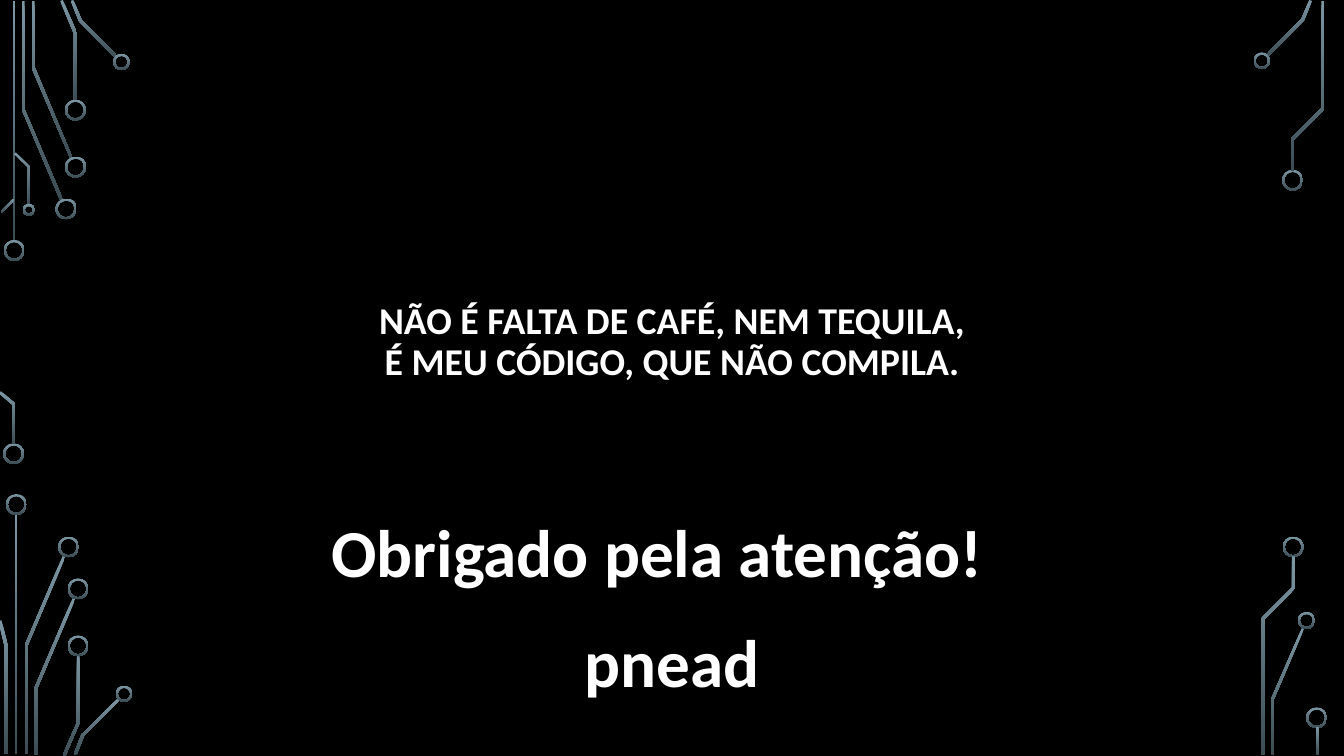
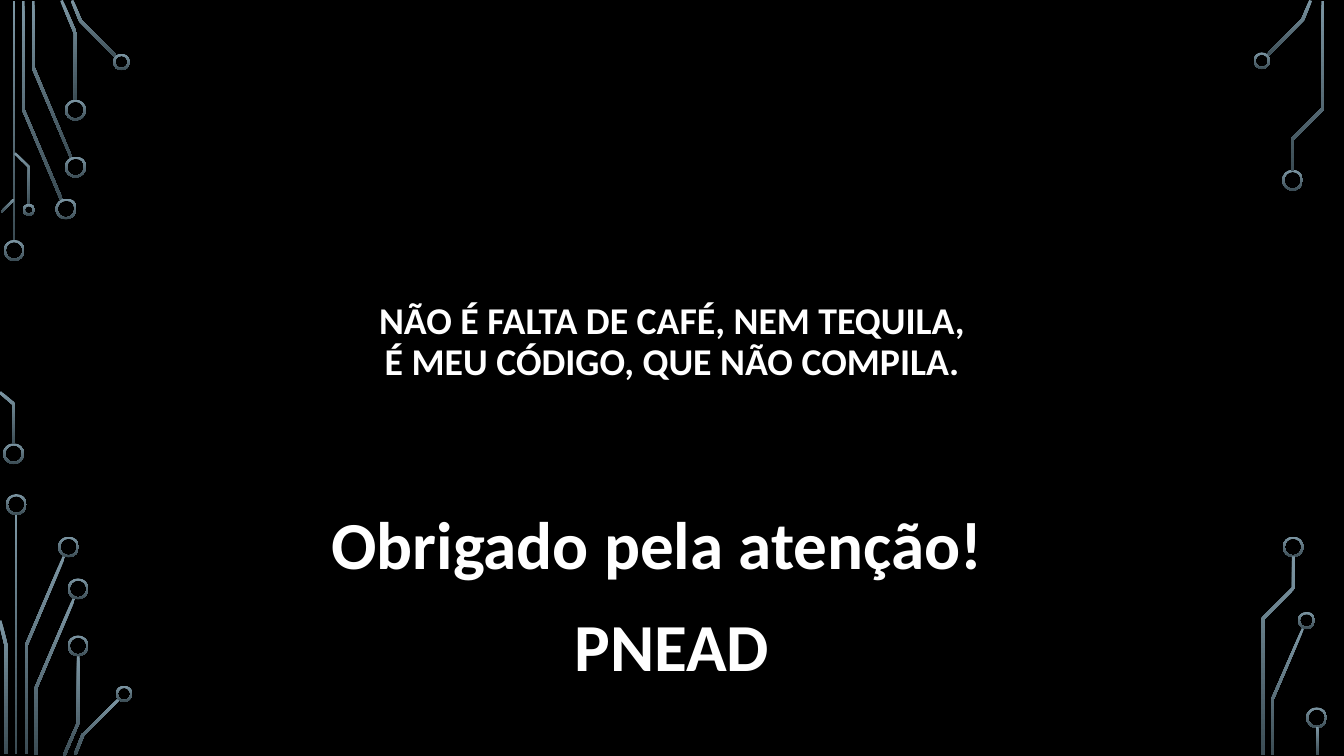
Before and after one commit to Arthur-Prates/EAD-21-02-24, a slide deck: slide 9 of PNEAD.pptx. Drawn at 1344x756 pixels with LibreOffice and Linux fonts; fonts in the diff are those of the drawing; background and template pictures are left out. Boxes give left, top, right and bottom in pixels: in the first picture for what was removed or moved away, otherwise in the second. Text is boxed around its words. In the diff, an @@ line names an element or a change of style, - is before the commit and + after.

```diff
--- a/PNEAD.pptx
+++ b/PNEAD.pptx
@@ text at (331, 522, 983, 581): line spacing 1.2 to 1.1 @@
@@ text at (574, 627, 769, 671): text changed @@
-pnead
+PNEAD
```
Also in this commit, not shown: 5 other slides changed.
